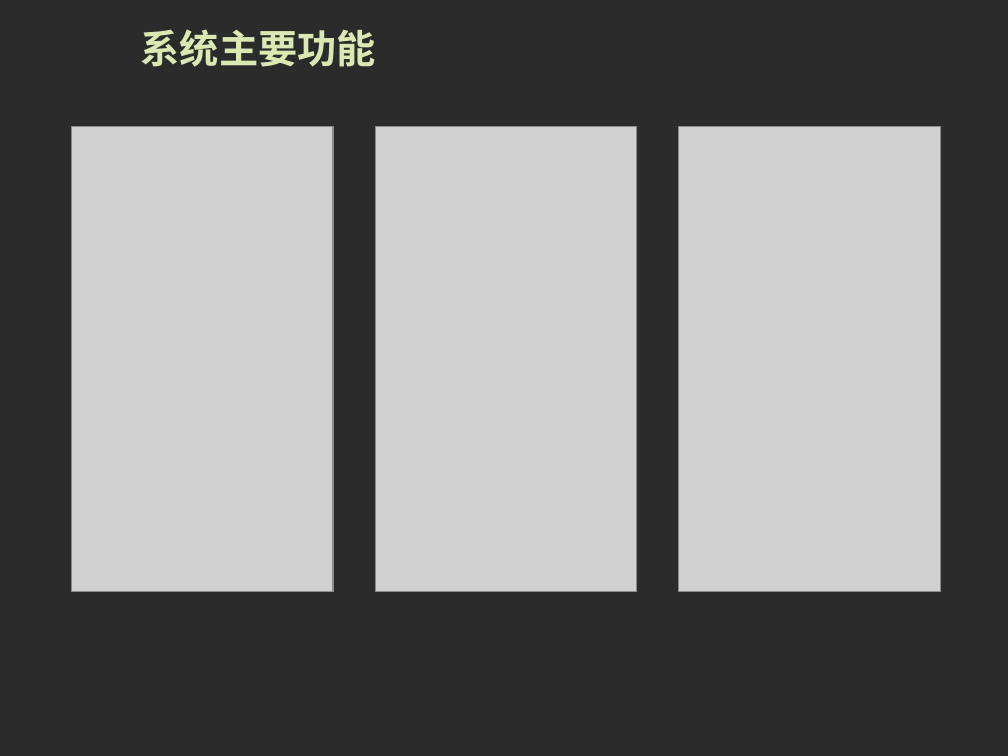
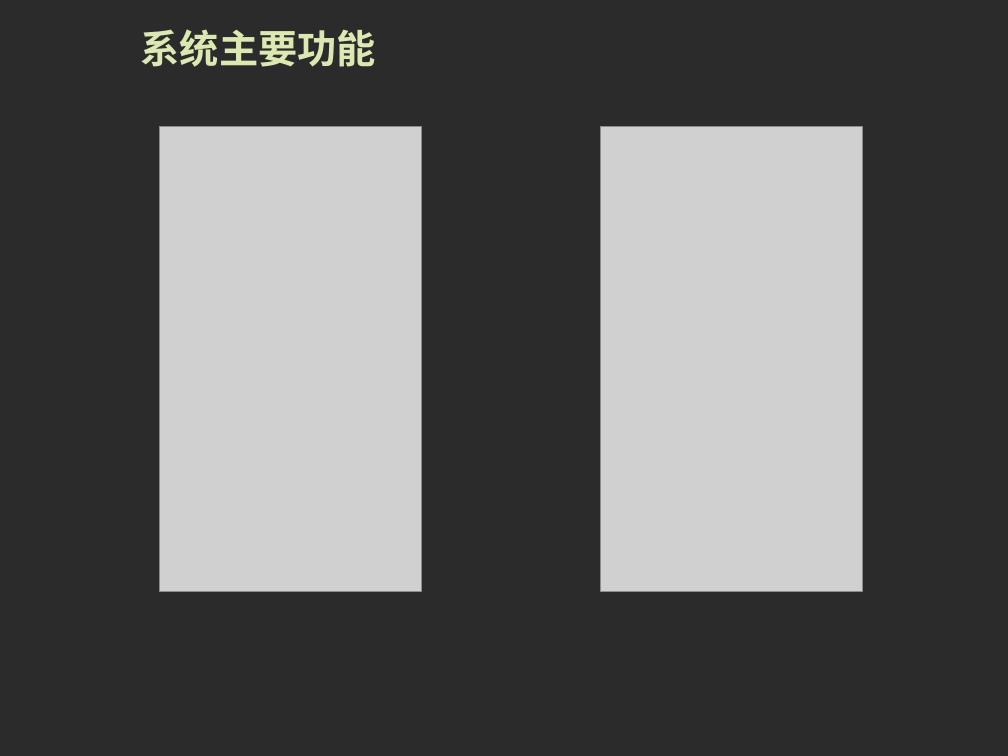
Before and after one commit to MyLifeMyTravel/Graduation, a slide deck: slide 14 of 毕业设计/毕业论文答辩-厉圣杰.ppt (slide 12 before the commit). Drawn at 1008x756 pixels with LibreOffice and Linux fonts; fonts in the diff are those of the drawing; grey boxes stand for pictures; background and template pictures are left out; a plain dark background stands for a picture behind light text. Boxes give left, top, right and bottom in pixels: in the first picture for what was removed or moved away, otherwise in the second. Text is boxed around its words. In the diff, an @@ line names an element or a change of style, - is before the commit and + after.

```diff
--- a/毕业设计/毕业论文答辩-厉圣杰.ppt
+++ b/毕业设计/毕业论文答辩-厉圣杰.ppt
@@ picture: place and size @@
-picture at [72,126,334,591]
+picture at [159,126,421,591]
@@ picture removed at [375,126,637,591] @@
@@ picture: place and size @@
-picture at [679,126,941,591]
+picture at [601,126,863,591]
```
Also in this commit, not shown: 7 other slides changed, 3 slides added, 1 slide removed, 1 other file.
